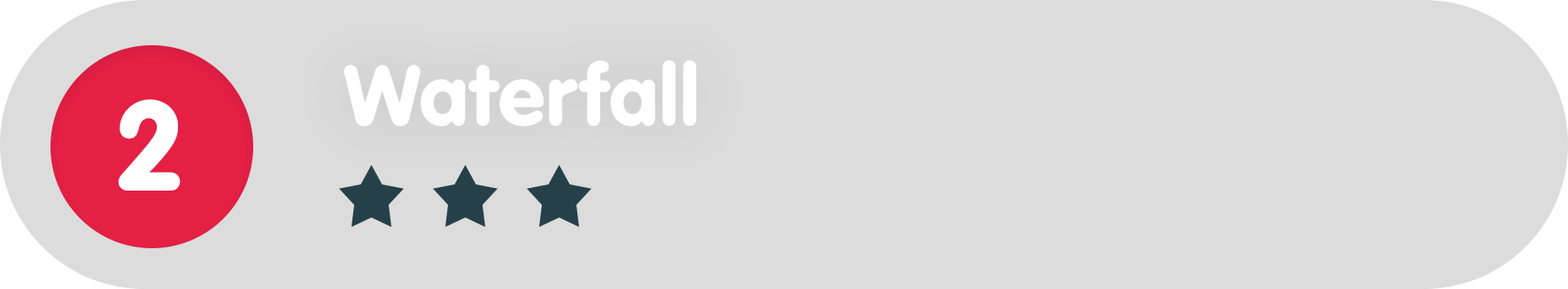
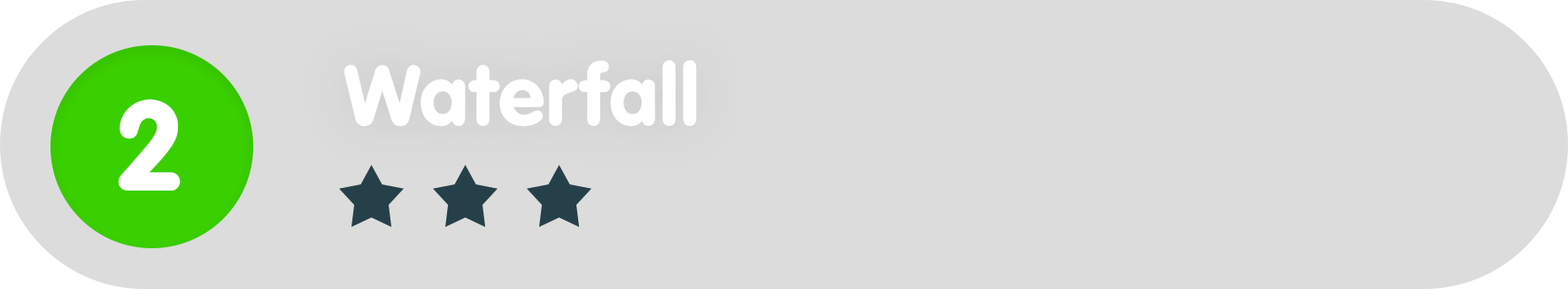
Layer changes from the first 1568x289 image to the second:
painted on "Ellipse_green" over [50, 45, 254, 248]
